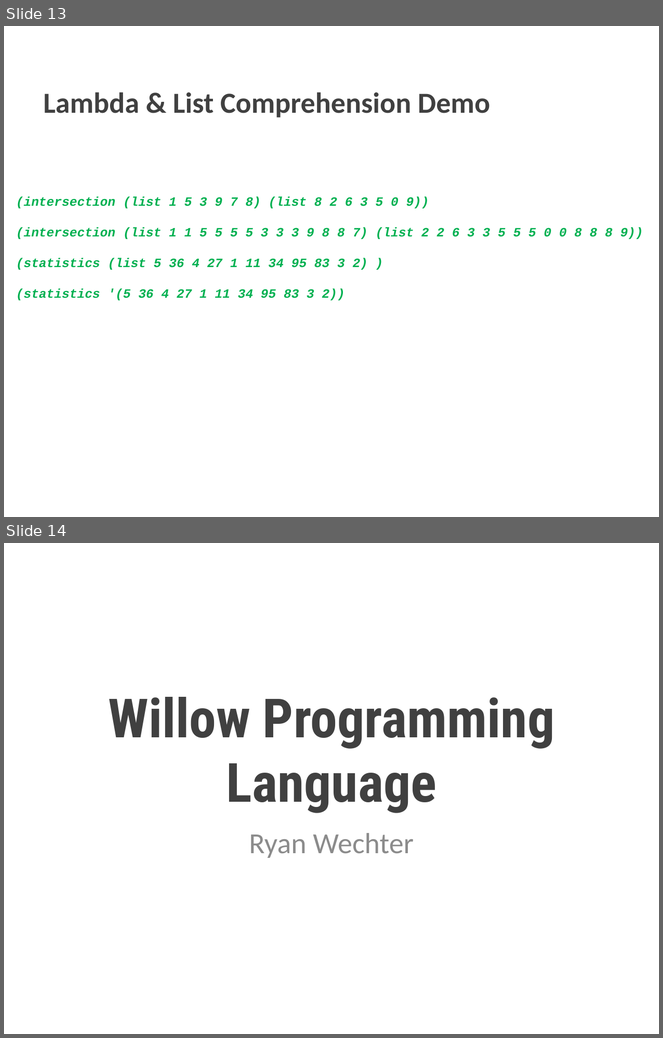
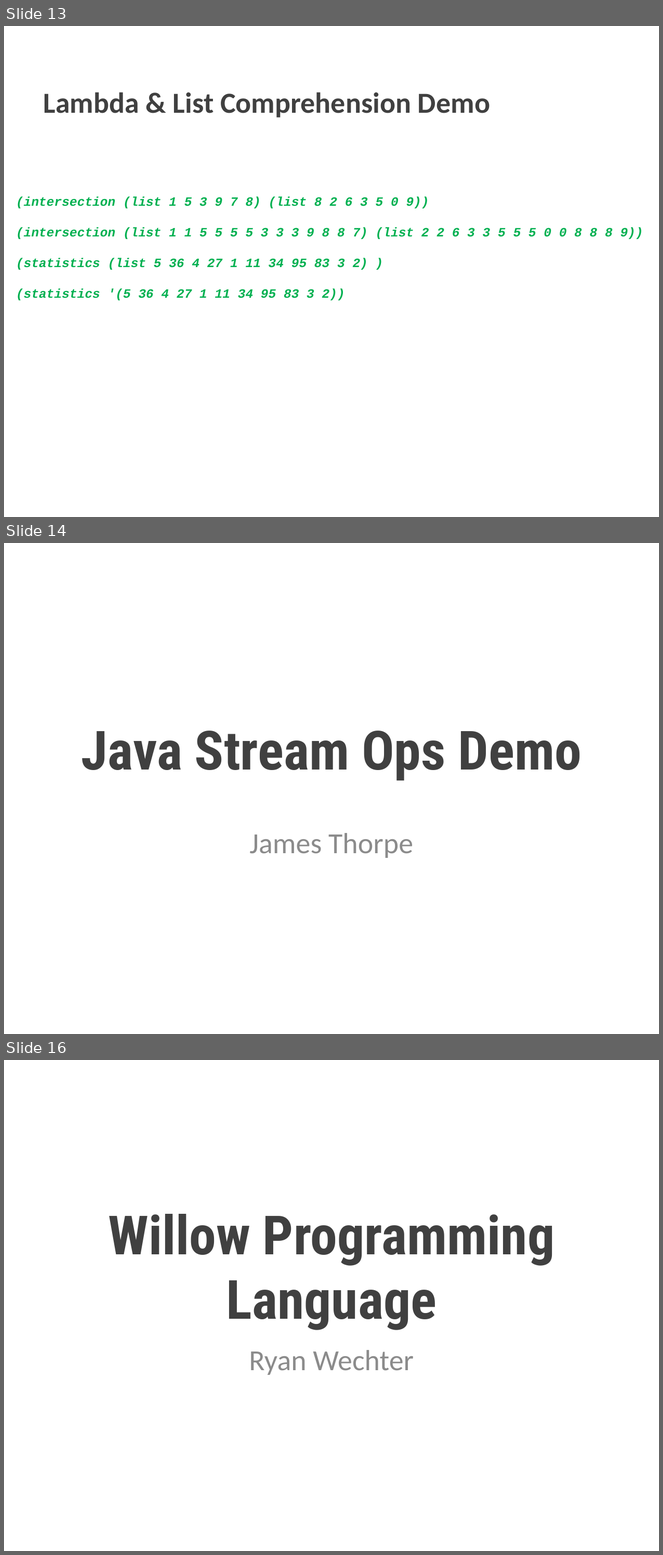
Before and after one commit to jht585/PLFinal, a slide deck: PLFinal.pptx. Shown one above the other, each under a label of ours: slides 13 and 14 before the commit, slides 13, 14 and 16 after it; the slides between them are not shown. The pictures are 663x1038 and 663x1555 pixels, drawn with LibreOffice and Linux fonts; fonts in the diff are those of the drawing; background and template pictures are left out. Boxes give left, top, right and bottom in pixels: in the first picture for what was removed or moved away, otherwise in the second. Text is boxed around its words. In the diff, an @@ line names an element or a change of style, - is before the commit and + after.

```diff
--- a/PLFinal.pptx
+++ b/PLFinal.pptx
@@ slide 14 added at [4, 543, 659, 1034], background picture (left out) @@
@@ title added at [81, 731, 582, 781], 59.4 pt, text #404040, bold @@
+Java Stream Ops Demo
@@ subtitle added at [249, 833, 413, 858], 32 pt, text #8C8C8C @@
+James Thorpe
@@ what was slide 14 is now slide 16 @@
```
Also in this commit, not shown: 1 other slide added.
